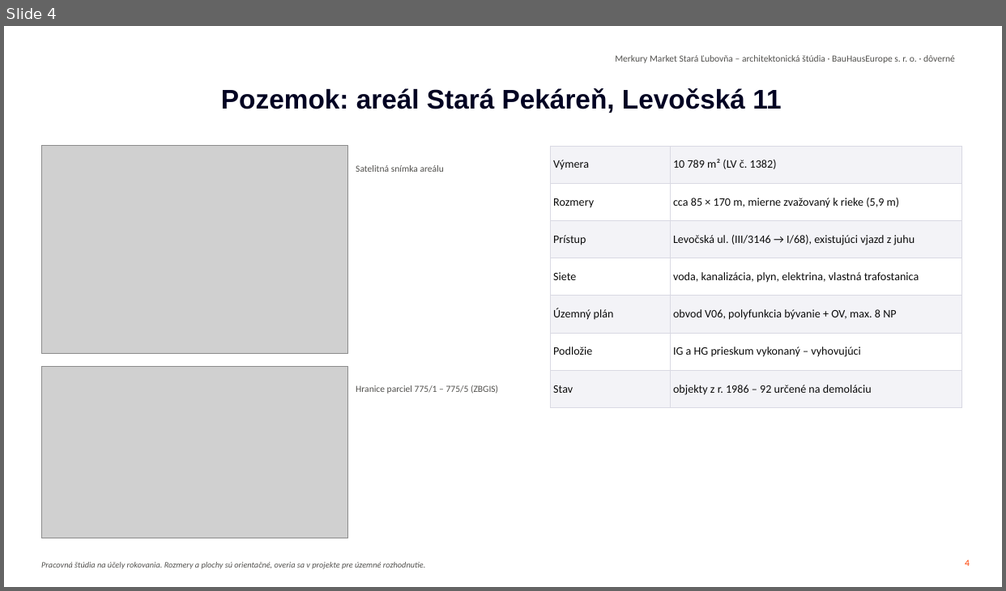
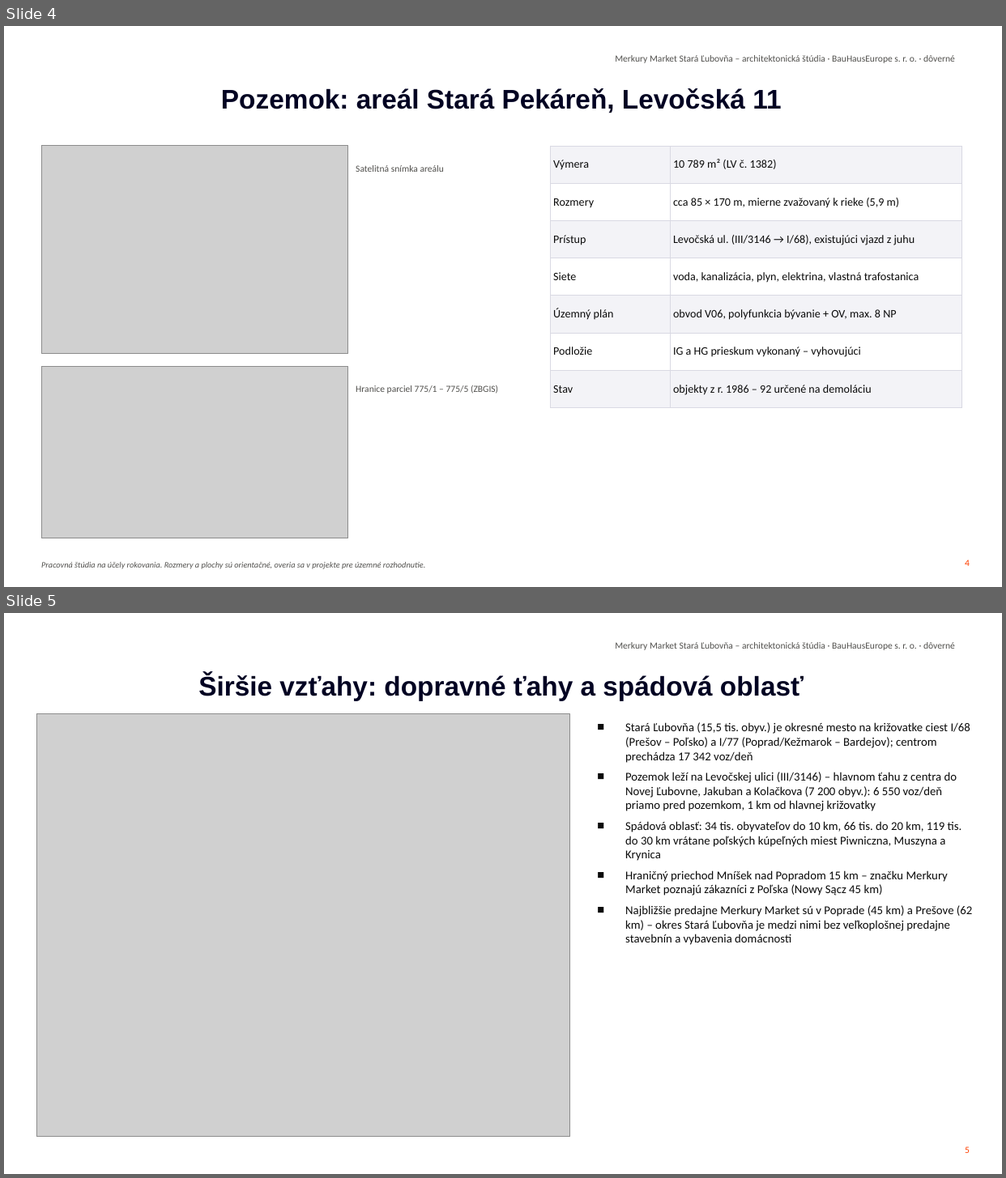
Before and after one commit to Lubo585/Lubo585, a slide deck: business-plan/studia-merkury-market/Studia_predajne_Merkury_Market_Stara_Lubovna_SK.pptx. Shown one above the other, each under a label of ours: slide 4 before the commit, slides 4 and 5 after it. The pictures are 1006x591 and 1006x1178 pixels, drawn with LibreOffice and Linux fonts; fonts in the diff are those of the drawing; grey boxes stand for pictures; background and template pictures are left out. Boxes give left, top, right and bottom in pixels: in the first picture for what was removed or moved away, otherwise in the second. Text is boxed around its words. In the diff, an @@ line names an element or a change of style, - is before the commit and + after.

```diff
--- a/business-plan/studia-merkury-market/Studia_predajne_Merkury_Market_Stara_Lubovna_SK.pptx
+++ b/business-plan/studia-merkury-market/Studia_predajne_Merkury_Market_Stara_Lubovna_SK.pptx
@@ slide 5 added at [4, 613, 1002, 1174], background #FFFFFF; not listed: 1 template element that a slide beside it also shows @@
@@ title added at [198, 674, 803, 700], 26 pt, text #010222, bold @@
+Širšie vzťahy: dopravné ťahy a spádová oblasť
@@ picture added at [37, 714, 571, 1137] @@
@@ text added at [625, 722, 972, 945], 11.5 pt, text #0B0B0B @@
+■ Stará Ľubovňa (15,5 tis. obyv.) je okresné mesto na križovatke ciest I/68 (Prešov – Poľsko) a I/77 (Poprad/Kežmarok – Bardejov); centrom prechádza 17 342 voz/deň
+■ Pozemok leží na Levočskej ulici (III/3146) – hlavnom ťahu z centra do Novej Ľubovne, Jakuban a Kolačkova (7 200 obyv.): 6 550 voz/deň priamo pred pozemkom, 1 km od hlavnej križovatky
+■ Spádová oblasť: 34 tis. obyvateľov do 10 km, 66 tis. do 20 km, 119 tis. do 30 km vrátane poľských kúpeľných miest Piwniczna, Muszyna a Krynica
+■ Hraničný priechod Mníšek nad Popradom 15 km – značku Merkury Market poznajú zákazníci z Poľska (Nowy Sącz 45 km)
+■ Najbližšie predajne Merkury Market sú v Poprade (45 km) a Prešove (62 km) – okres Stará Ľubovňa je medzi nimi bez veľkoplošnej predajne stavebnín a vybavenia domácnosti
@@ page number added at [965, 1147, 970, 1153], 9 pt, text #FF4000 @@
+5
```
Also in this commit, not shown: 2 other slides added, 15 other files.
